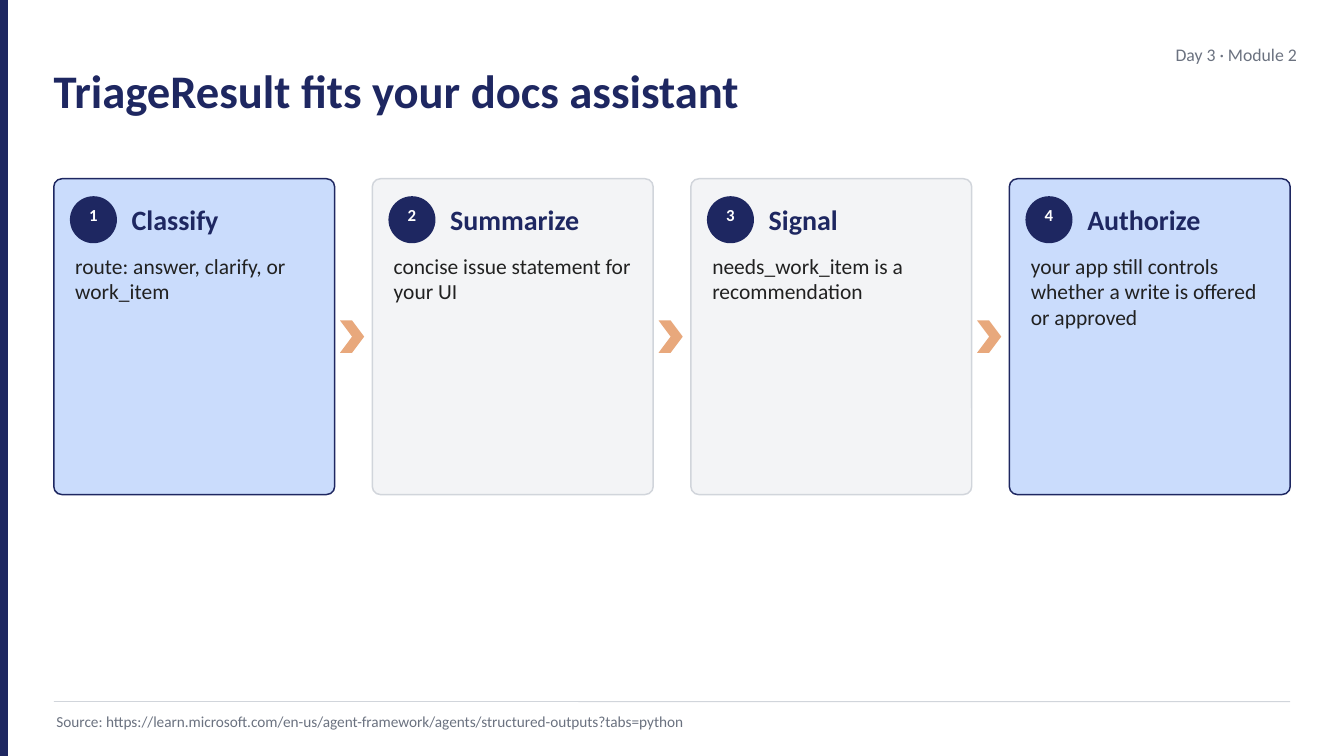
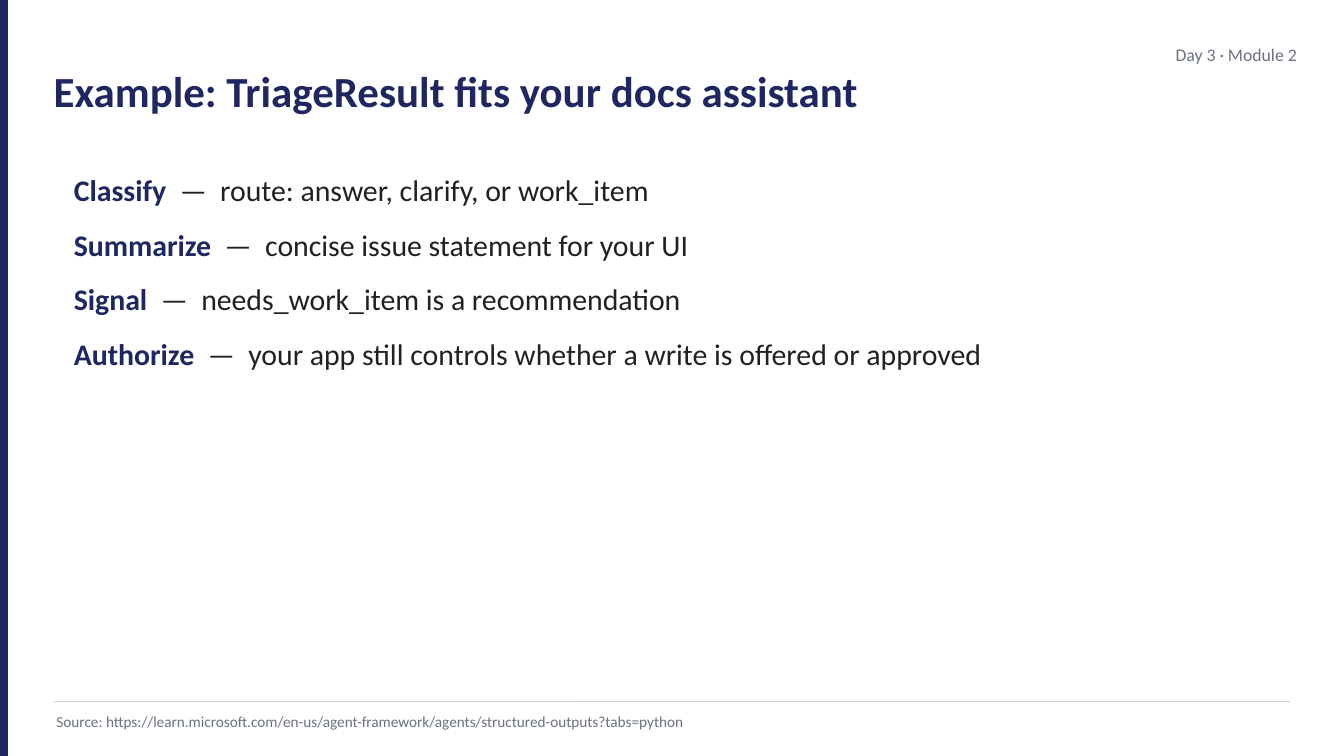
Before and after one commit to JimPiquant/Building-AI-Apps-and-Agents, a slide deck: slide 7 of decks/day3/module-2-streaming-structured.pptx (slide 8 before the commit). Drawn at 1344x756 pixels with LibreOffice and Linux fonts; fonts in the diff are those of the drawing. Boxes give left, top, right and bottom in pixels: in the first picture for what was removed or moved away, otherwise in the second. Text is boxed around its words. In the diff, an @@ line names an element or a change of style, - is before the commit and + after.

```diff
--- a/decks/day3/module-2-streaming-structured.pptx
+++ b/decks/day3/module-2-streaming-structured.pptx
@@ text at box(54, 77, 858, 115): text changed; size 25 to 23 pt @@
-TriageResult fits your docs assistant
+Example: TriageResult fits your docs assistant
@@ rounded rectangle removed at box(54, 179, 335, 495) @@
@@ rounded rectangle removed at box(372, 179, 653, 495) @@
@@ rounded rectangle removed at box(691, 179, 972, 495) @@
@@ rounded rectangle removed at box(1009, 179, 1290, 495) @@
@@ ellipse removed at box(70, 196, 117, 243) @@
@@ text added at box(74, 180, 981, 370), 16 pt, text #212121 @@
+• Classify — route: answer, clarify, or work_item
+• Summarize — concise issue statement for your UI
+• Signal — needs_work_item is a recommendation
+• Authorize — your app still controls whether a write is offered or approved
@@ ellipse removed at box(388, 196, 435, 243) @@
@@ ellipse removed at box(707, 196, 754, 243) @@
@@ ellipse removed at box(1025, 196, 1073, 243) @@
@@ text removed at box(89, 210, 98, 221) @@
-1
@@ text removed at box(132, 210, 219, 235) @@
-Classify
@@ text removed at box(408, 210, 417, 221) @@
-2
@@ text removed at box(450, 210, 579, 230) @@
-Summarize
@@ text removed at box(726, 210, 735, 221) @@
-3
@@ text removed at box(769, 210, 838, 235) @@
-Signal
@@ text removed at box(1045, 210, 1054, 221) @@
-4
@@ text removed at box(1087, 210, 1200, 230) @@
-Authorize
@@ text removed at box(75, 259, 286, 302) @@
-route: answer, clarify, or work_item
@@ text removed at box(394, 259, 631, 303) @@
-concise issue statement for your UI
@@ text removed at box(712, 259, 903, 299) @@
-needs_work_item is a recommendation
@@ text removed at box(1031, 259, 1256, 329) @@
-your app still controls whether a write is offered or approved
@@ chevron removed at box(340, 320, 364, 352) @@
@@ chevron removed at box(659, 320, 683, 352) @@
@@ chevron removed at box(977, 320, 1001, 352) @@
```
Also in this commit, not shown: 8 other slides changed, 2 slides removed, 28 other files.
